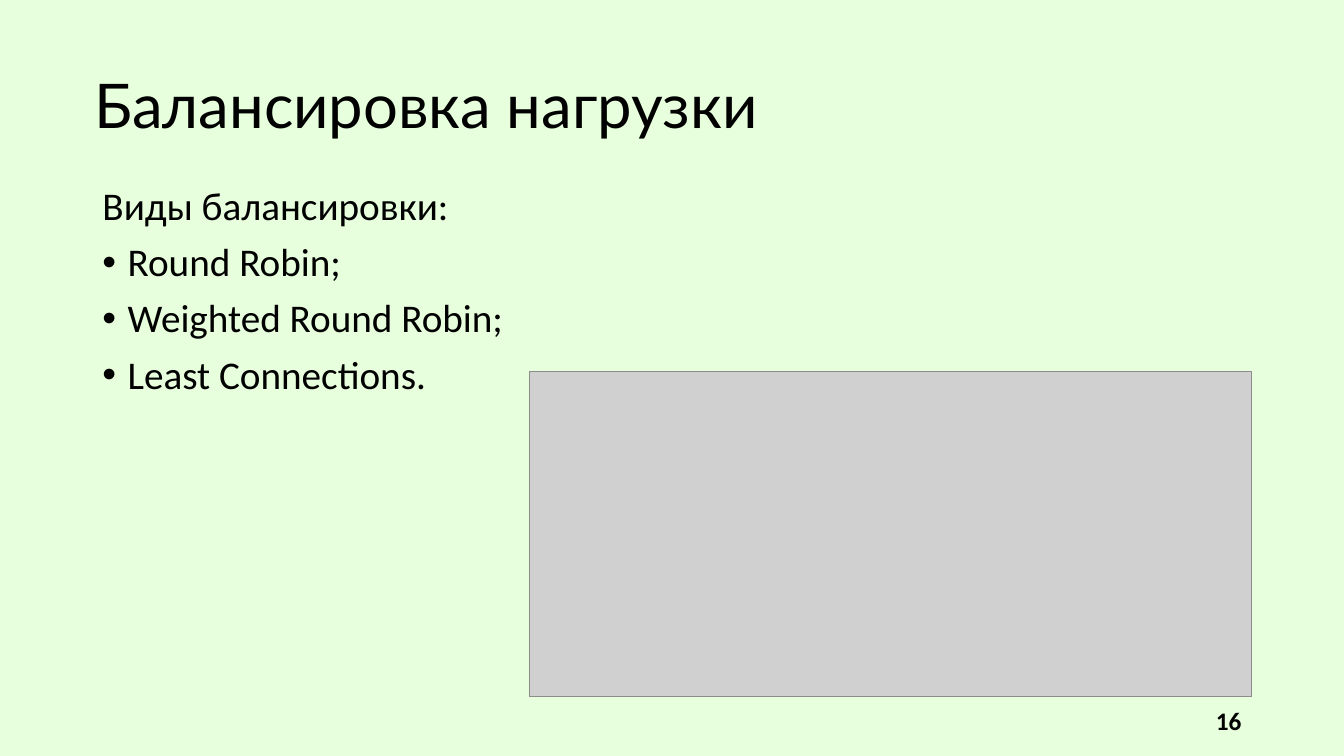
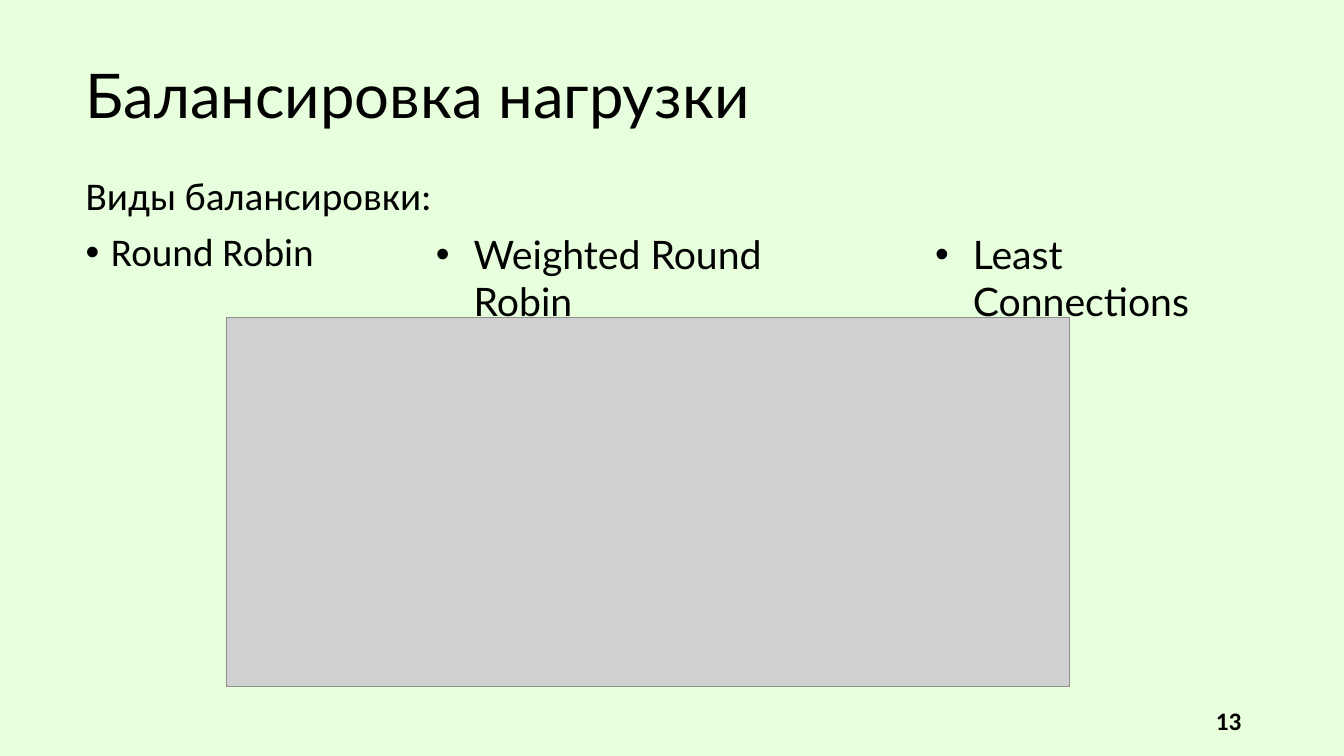
Before and after one commit to R0bari/MessageDeliveryService, a slide deck: slide 13 of Презентация/Сухарев. ВКР.pptx (slide 16 before the commit). Drawn at 1344x756 pixels with LibreOffice and Linux fonts; fonts in the diff are those of the drawing; grey boxes stand for pictures. Boxes give left, top, right and bottom in pixels: in the first picture for what was removed or moved away, otherwise in the second. Text is boxed around its words. In the diff, an @@ line names an element or a change of style, - is before the commit and + after.

```diff
--- a/Презентация/Сухарев. ВКР.pptx
+++ b/Презентация/Сухарев. ВКР.pptx
@@ title "Балансировка нагрузки": place and size @@
-title "Балансировка нагрузки" at <box>94,84,758,139</box>
+title "Балансировка нагрузки" at <box>86,74,750,129</box>
@@ text "Виды балансировки:": place and size @@
-text "Виды балансировки:" at <box>102,193,503,390</box>
+text "Виды балансировки:" at <box>86,183,432,267</box>
@@ text at <box>111,238,313,267</box>: text changed @@
-• Round Robin;
-• Weighted Round Robin;
-• Least Connections.
+• Round Robin
@@ text added at <box>474,240,762,324</box>, 28 pt, text #000000 @@
+• Weighted Round Robin
@@ text added at <box>973,241,1189,324</box>, 28 pt, text #000000 @@
+• Least Connections
@@ picture: place and size @@
-picture at <box>529,372,1252,697</box>
+picture at <box>227,318,1070,687</box>
@@ page number at <box>1216,713,1242,730</box>: text changed @@
-16
+13
```
Also in this commit, not shown: 8 other slides changed, 12 other files.
